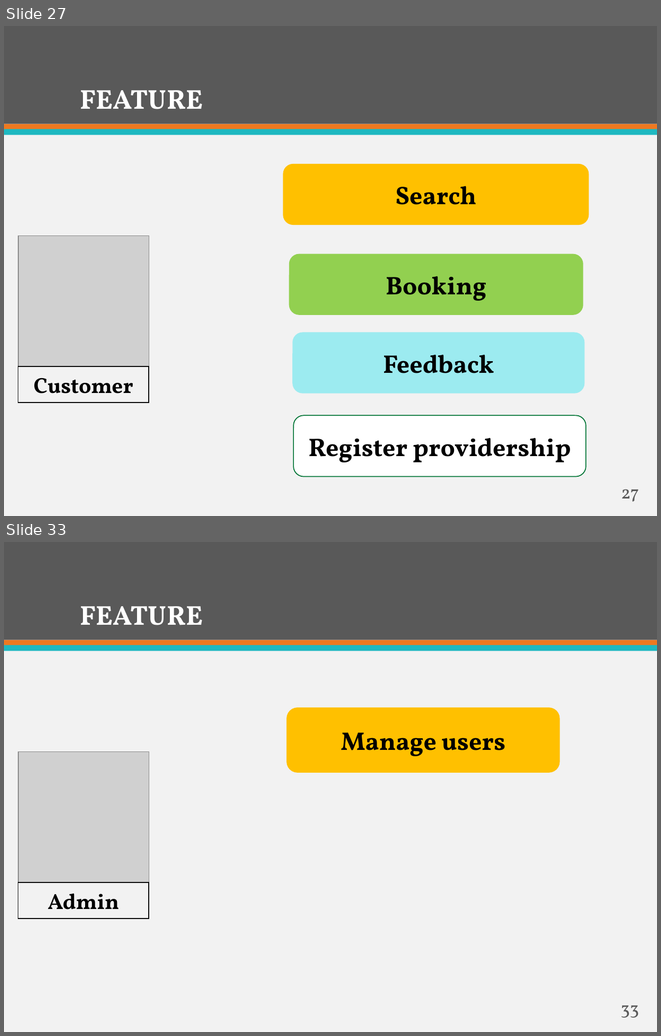
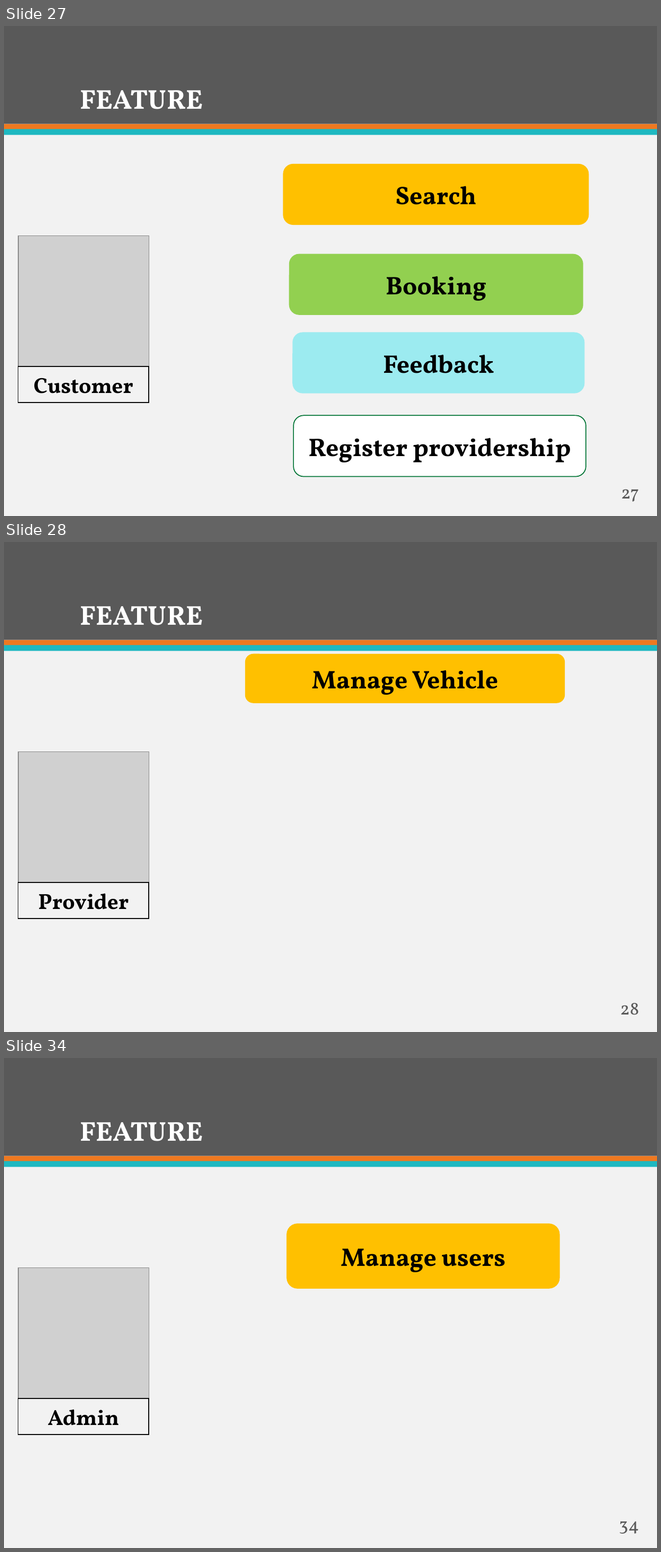
Before and after one commit to firzgard/CarRentalPortal, a slide deck: slide/CAR RENTAL PORTAL-Official.pptx. Shown one above the other, each under a label of ours: slides 27 and 33 before the commit, slides 27, 28 and 34 after it; the slides between them are not shown. The pictures are 661x1036 and 661x1552 pixels, drawn with LibreOffice and Linux fonts; fonts in the diff are those of the drawing; grey boxes stand for pictures. Boxes give left, top, right and bottom in pixels: in the first picture for what was removed or moved away, otherwise in the second. Text is boxed around its words. In the diff, an @@ line names an element or a change of style, - is before the commit and + after.

```diff
--- a/slide/CAR RENTAL PORTAL-Official.pptx
+++ b/slide/CAR RENTAL PORTAL-Official.pptx
@@ slide 28 added at (4,542,657,1032), background #F2F2F2; not listed: 3 template elements that a slide beside it also shows @@
@@ title added at (80,606,203,625), 30 pt, text #FFFFFF, bold @@
+FEATURE
@@ rounded rectangle added at (245,654,565,703), fill #FFC000, 28 pt, text #000000, bold @@
+Manage Vehicle
@@ picture added at (18,751,149,882) @@
@@ rectangle added at (18,882,149,918), outline #0D0D0D 1 pt, 24 pt, text #000000, bold @@
+Provider
@@ page number added at (620,1003,639,1015), 20 pt, text #595959 @@
+28
@@ what was slide 33 is now slide 34 @@
@@ page number at (619,1521,639,1533): text changed @@
-33
+34
```
Also in this commit, not shown: 6 slides changed, 1 other slide added, 5 other files.
